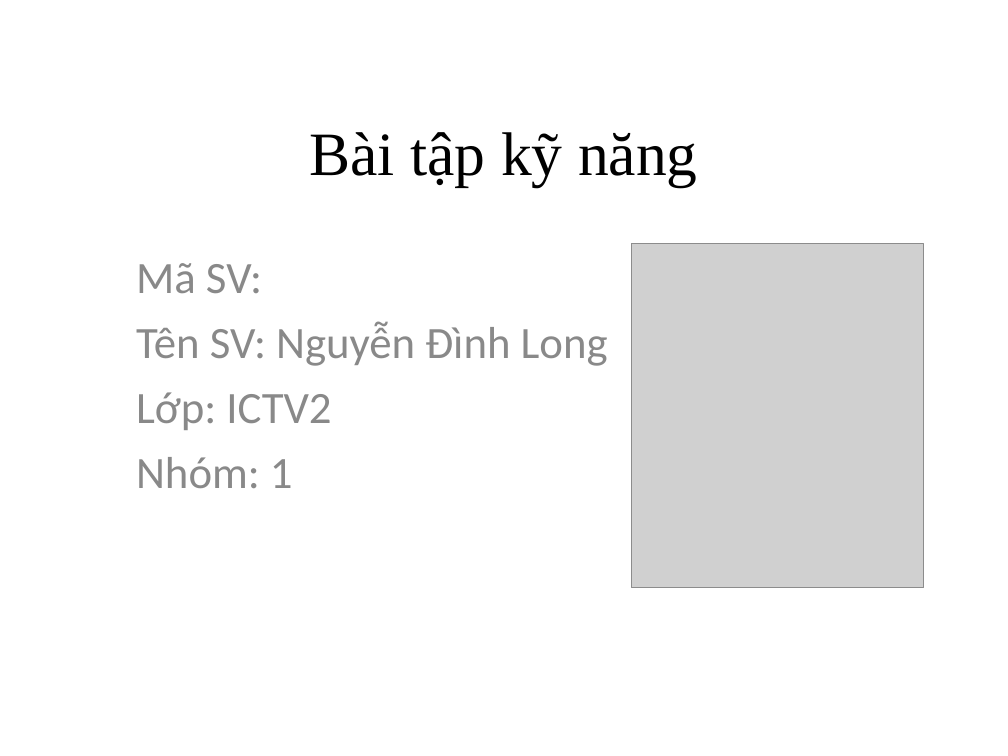
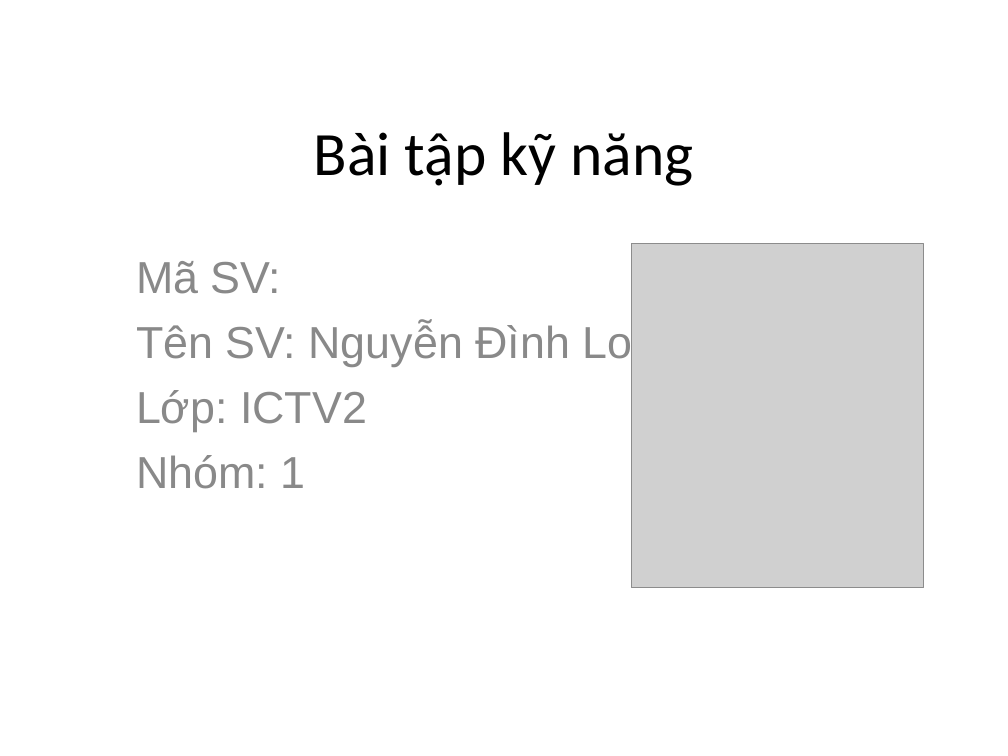
Before and after one commit to ndlongit/longnd-data, a slide deck: slide 1 of Temp/Bai tap ky nang - NDL.ppt. Drawn at 1008x756 pixels with LibreOffice and Linux fonts; fonts in the diff are those of the drawing; grey boxes stand for pictures. Boxes give left, top, right and bottom in pixels: in the first picture for what was removed or moved away, otherwise in the second. Text is boxed around its words. In the diff, an @@ line names an element or a change of style, - is before the commit and + after.

```diff
--- a/Temp/Bai tap ky nang - NDL.ppt
+++ b/Temp/Bai tap ky nang - NDL.ppt
@@ title "Bài tập kỹ năng" at (x1=314, y1=132, x2=693, y2=186): font Times New Roman to Calibri @@
@@ subtitle "Mã SV:" at (x1=136, y1=261, x2=682, y2=489): font Calibri to Arial @@
```
Also in this commit, not shown: 1 other slide changed, 4 slides added, 2 slides removed.
